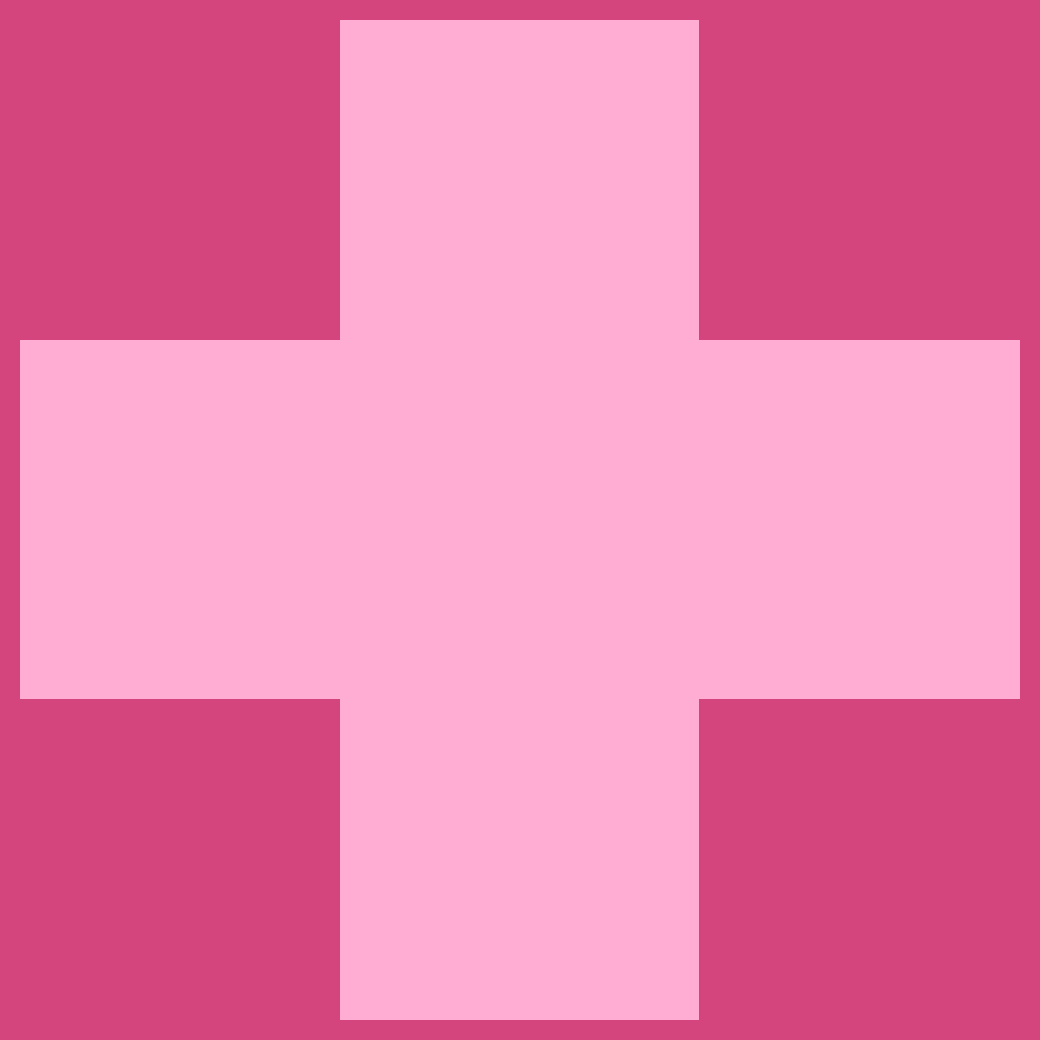
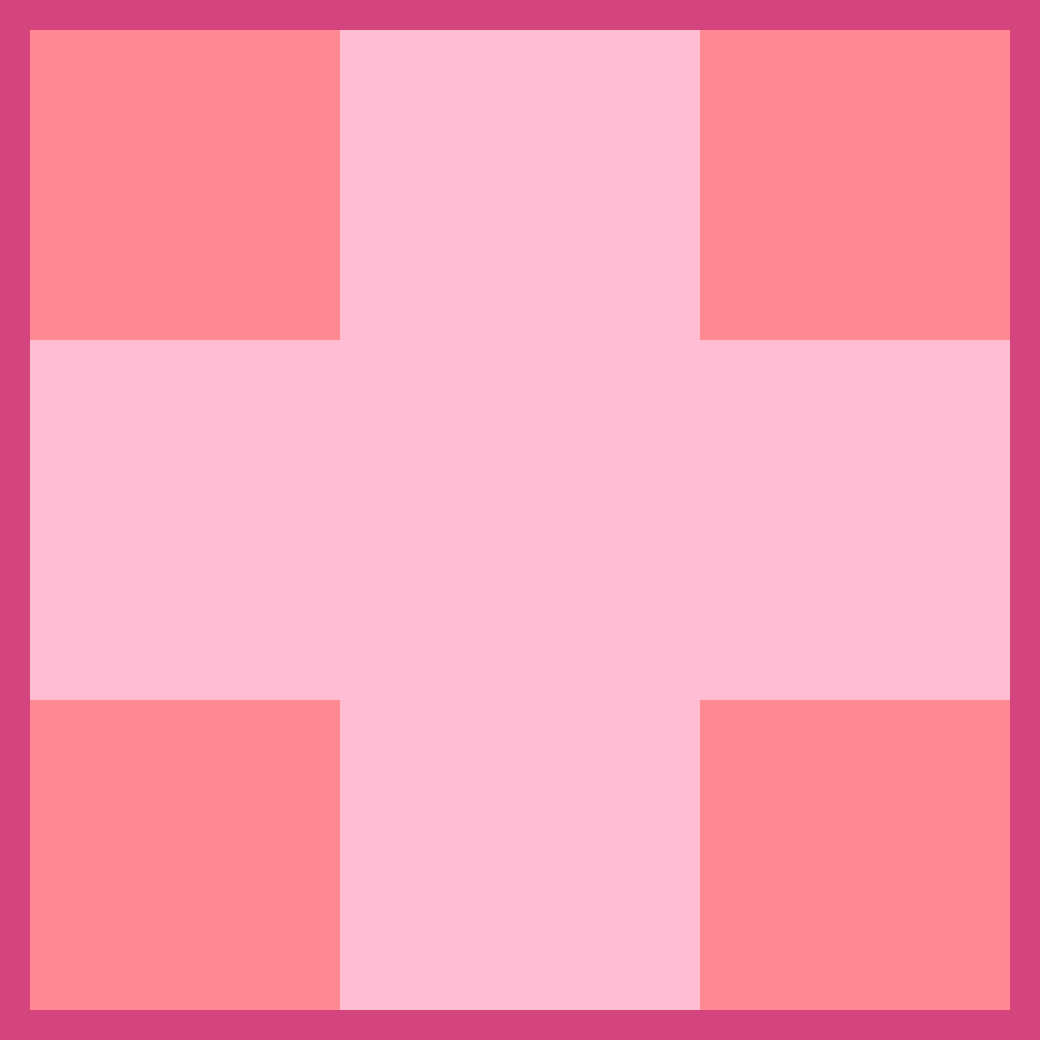
Layered file, before and after one edit (w=1040, h=1040). Changes by layer:
painted on "Rektangel 2" (1st of 4) over [699, 30, 1010, 340]
painted on "Rektangel 2" (2nd of 4) over [699, 699, 1010, 1010]
painted on "Rektangel 2" (3rd of 4) over [30, 699, 340, 1010]
painted on "Rektangel 2" (4th of 4) over [30, 30, 340, 340]
painted on "Rektangel 1" over [20, 20, 1020, 1020]
